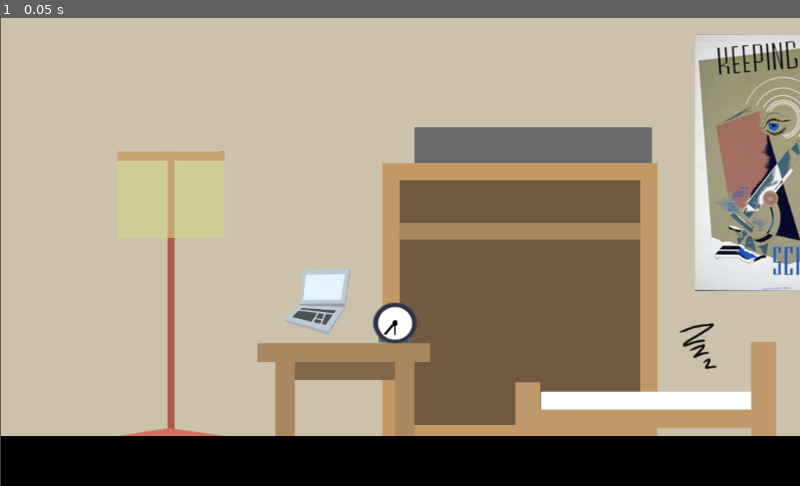
Above: before the commit, frame 1.
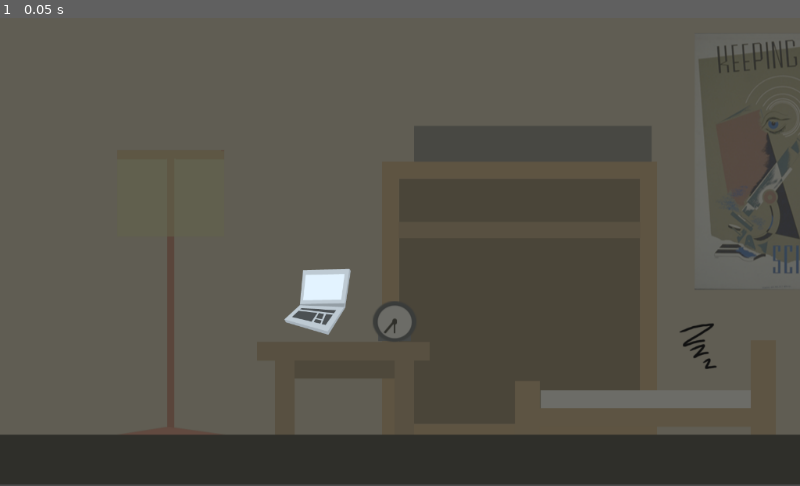
Above: after the commit, the same moment.

Repository: guyvanit/DurJam-TIRED
Game: Godot game, scene res://src/Bedroom/Bedroom.tscn
Two runs of this game, one before a commit and one after it. Both use one fixed random seed, a clock stepped at 60 frames per second and the inputs below. The project has no main scene, so this scene is started directly.
Inputs:
- Up to frame 1 (0.05 s): no input

The runs differ from the first frame. In frame 1, 99% of the frame differs, in the area x 0-100%, y 0-100%.

Commit message:
idk start screen

Diff:
--- a/src/Bedroom/Bedroom.tscn
+++ b/src/Bedroom/Bedroom.tscn
@@ -1,14 +1,20 @@
-[gd_scene load_steps=4 format=2]
+[gd_scene load_steps=5 format=2]
 
 [ext_resource path="res://src/Bedroom/button_comp.tscn" type="PackedScene" id=1]
 [ext_resource path="res://assets/bedroom.png" type="Texture" id=2]
 [ext_resource path="res://src/Bedroom/button_zs.tscn" type="PackedScene" id=3]
+[ext_resource path="res://assets/Bedroom_dark.png" type="Texture" id=4]
 
 [node name="Bedroom" type="Node2D"]
 
 [node name="bedroom" type="Sprite" parent="."]
+visible = false
 position = Vector2( 512.509, 300.074 )
 texture = ExtResource( 2 )
+
+[node name="Bedroom_dark" type="Sprite" parent="."]
+position = Vector2( 512.053, 298.253 )
+texture = ExtResource( 4 )
 
 [node name="Button_Comp" parent="." instance=ExtResource( 1 )]
 position = Vector2( 406.308, 363.794 )
--- /dev/null
+++ b/src/Start.gd
@@ -0,0 +1,4 @@
+extends ClickButton
+
+func on_click():
+	print("Start!")
--- /dev/null
+++ b/src/Start.tscn
@@ -0,0 +1,37 @@
+[gd_scene load_steps=3 format=2]
+
+[ext_resource path="res://src/Start.gd" type="Script" id=1]
+
+[sub_resource type="RectangleShape2D" id=1]
+extents = Vector2( 519.853, 302.544 )
+
+[node name="StartingScreen" type="Node2D"]
+
+[node name="ColorRect" type="ColorRect" parent="."]
+visible = false
+margin_right = 1022.0
+margin_bottom = 602.0
+color = Color( 0.254902, 0.254902, 0.254902, 1 )
+__meta__ = {
+"_edit_use_anchors_": false
+}
+
+[node name="Start" type="Area2D" parent="."]
+visible = false
+position = Vector2( 495.208, 303.074 )
+script = ExtResource( 1 )
+
+[node name="CollisionShape2D" type="CollisionShape2D" parent="Start"]
+shape = SubResource( 1 )
+
+[node name="RichTextLabel" type="RichTextLabel" parent="."]
+margin_left = 461.421
+margin_top = 299.176
+margin_right = 691.421
+margin_bottom = 350.176
+text = "Click to Start"
+fit_content_height = true
+scroll_active = false
+__meta__ = {
+"_edit_use_anchors_": false
+}
--- a/src/World.tscn
+++ /dev/null
@@ -1,3 +0,0 @@
-[gd_scene format=2]
-
-[node name="World" type="Node2D"]
Binary file added: assets/Bedroom_dark.png
Not shown, added: assets/Bedroom_dark.png.import
